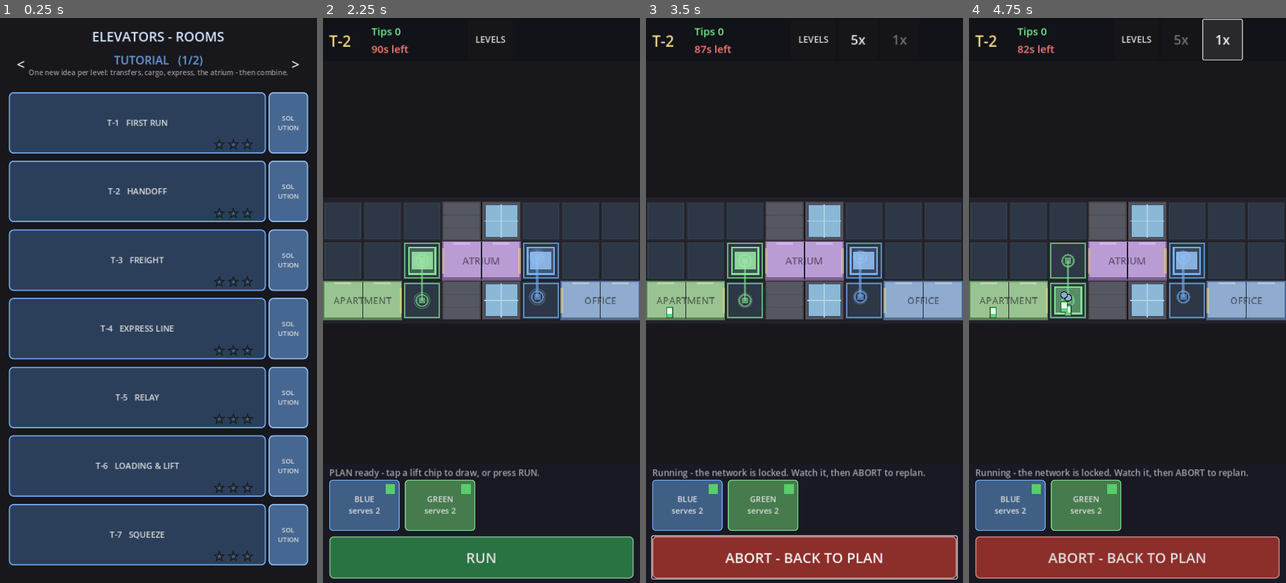
Above: before the commit, frames 1-4 (left to right).
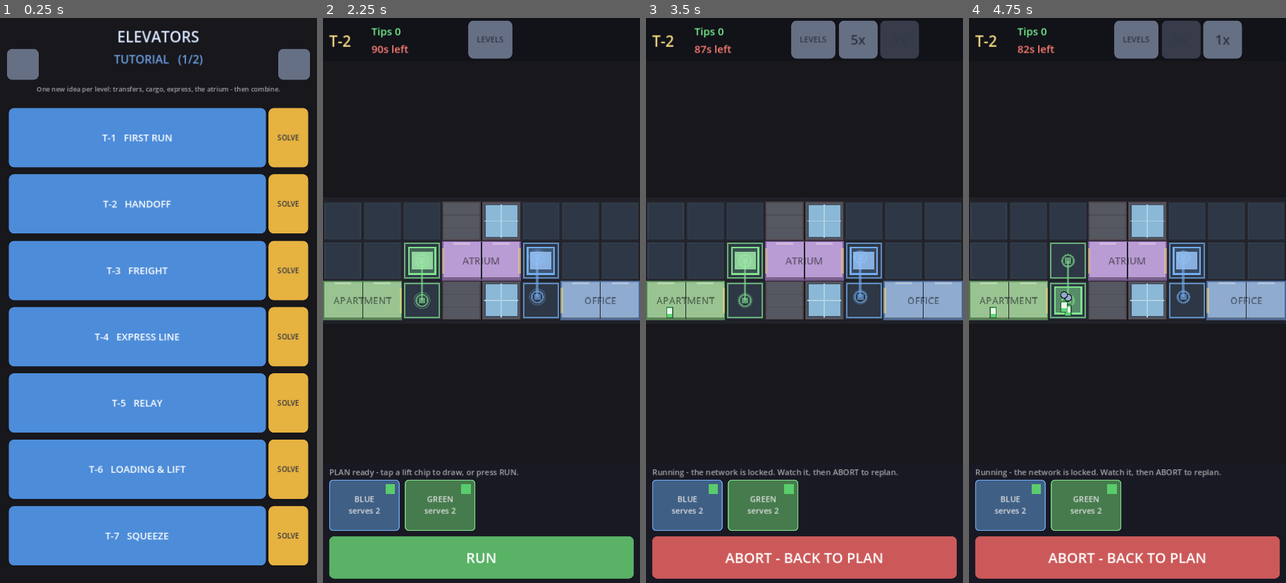
Above: after the commit, the same moments.

Repository: AlexEltonPym/elevator_game
Game: Godot game, scene res://scenes/v5_select.tscn
The game is run twice, just before and just after one commit, with the same random seed, the same clock (stepped at 60 frames per second) and the same inputs.
Inputs (mouse positions are in pixels of both pictures, inside the frame that each line leads up to):
- Up to frame 1 (0.25 s): no input
- Up to frame 2 (2.25 s): click (611, 136) at 0.5 s, where only the run after the commit has a clickable "SOLVE"; click "LEVELS" at 1.25 s; click (611, 204) at 2 s, where only the run after the commit has a clickable "SOLVE"
- Up to frame 3 (3.5 s): click "RUN" at 2.75 s
- Up to frame 4 (4.75 s): click "5x" at 3.5 s; click "1x" at 4.25 s

The runs differ from the first frame. In frame 1, 79% of the frame differs, in the area x 2-98%, y 2-97%; in frame 2, 8.6%; in frame 3, 11%; in frame 4, 10%.

Commit message:
Full Kenney UI pass: select screen + HUD reskinned
- Select: Kenney button tiles (per-world colour), arrow-sprite pager, yellow SOLVE
  buttons, Kenney star medals, Kenney Future font on the title/labels; blurb moved
  below the arrows.
- HUD: LEVELS / speed / CLEAR / RUN-ABORT reskinned as Kenney buttons (RUN state maps
  to Green/Red/Grey), Kenney font on labels + chips. Card chips keep their exact lift
  colours (Kenney's 5-colour palette can't represent them) and the speed 5x/1x + running
  hint stay in the default font for legibility (Kenney Future mangles "5x" and wraps wide).
- Ui5: light buttons (grey/yellow) get dark text so labels stay readable.

Assets in assets/ui/kenney (CC0, gitignored). UI-only: smoke ALL PASS, fingerprint
unchanged (1557907547).

Co-Authored-By: Claude Opus 4.8 <noreply@anthropic.com>

Diff:
--- a/scripts/v5/hud5.gd
+++ b/scripts/v5/hud5.gd
@@ -6,8 +6,27 @@
 ## straight in PLAN. RUN gates on the level's ACTUAL roster.
 
 const StarBar5 := preload("res://scripts/v5/starbar5.gd")
+const Ui5 := preload("res://scripts/v5/ui5.gd")
 
 var game = null # main5.gd
+
+
+## Nearest Kenney button colour for a card's route colour (chips read as their lift colour).
+func _knearest(c: Color) -> String:
+	var h := c.h
+	if c.s < 0.2:
+		return "Grey"
+	if h < 0.05 or h > 0.92:
+		return "Red"
+	if h < 0.12:
+		return "Yellow"
+	if h < 0.20:
+		return "Yellow"
+	if h < 0.45:
+		return "Green"
+	if h < 0.70:
+		return "Blue"
+	return "Blue"  # purples map to blue (no purple in the pack)
 
 var level_label: Label
 var served_label: Label
@@ -52,21 +71,19 @@
 	level_label.text = "R-1"
 	served_label = _make_label(Vector2(110, 12), 24, Color(0.45, 0.95, 0.55))
 	lost_label = _make_label(Vector2(110, 52), 24, Color(1.0, 0.5, 0.45))
-	menu_btn = Button.new()
-	menu_btn.text = "LEVELS"
-	menu_btn.position = Vector2(330, 4)
-	menu_btn.size = Vector2(100, 90)
-	menu_btn.add_theme_font_size_override("font_size", 20)
+	menu_btn = Ui5.make_button("LEVELS", "Grey", 18)
+	menu_btn.position = Vector2(330, 6)
+	menu_btn.size = Vector2(100, 86)
 	menu_btn.pressed.connect(func():
 		if game != null:
 			game.to_level_select())
 	add_child(menu_btn)
 	for i in SPEEDS.size():
-		var btn := Button.new()
-		btn.text = SPEEDS[i][1]
-		btn.position = Vector2(438 + i * 94, 4)
-		btn.size = Vector2(88, 90)
-		btn.add_theme_font_size_override("font_size", 30)
+		var btn := Ui5.make_button(SPEEDS[i][1], "Grey", 30)
+		# Kenney Future mangles "5x"/"1x" (5->S, x->H); keep the crisp default font here.
+		btn.add_theme_font_override("font", ThemeDB.fallback_font)
+		btn.position = Vector2(438 + i * 94, 6)
+		btn.size = Vector2(88, 86)
 		var s: float = SPEEDS[i][0]
 		btn.pressed.connect(func(): _on_speed(s))
 		add_child(btn)
@@ -84,23 +101,18 @@
 	bg.position = Vector2(0, 1010)
 	bg.size = Vector2(720, 270)
 	add_child(bg)
-	hint_label = _make_label(Vector2(14, 1016), 20, Color(1, 1, 1, 0.6))
-	clear_btn = Button.new()
-	clear_btn.text = "CLEAR"
+	hint_label = _make_label(Vector2(14, 1016), 18, Color(1, 1, 1, 0.6))
+	# prose hint reads better (and fits) in the default font, not the wide Kenney one.
+	hint_label.add_theme_font_override("font", ThemeDB.fallback_font)
+	clear_btn = Ui5.make_button("CLEAR", "Red", 24)
 	clear_btn.size = Vector2(150, 116)
 	clear_btn.position = Vector2(546, 1046)
-	clear_btn.add_theme_font_size_override("font_size", 24)
-	var sb := StyleBoxFlat.new()
-	sb.bg_color = Color(0.55, 0.18, 0.16)
-	sb.set_corner_radius_all(8)
-	clear_btn.add_theme_stylebox_override("normal", sb)
 	clear_btn.visible = false
 	clear_btn.pressed.connect(_on_clear)
 	add_child(clear_btn)
-	action_btn = Button.new()
+	action_btn = Ui5.make_button("RUN", "Green", 32)
 	action_btn.position = Vector2(14, 1174)
 	action_btn.size = Vector2(692, 96)
-	action_btn.add_theme_font_size_override("font_size", 32)
 	action_btn.pressed.connect(_on_action)
 	add_child(action_btn)
 
@@ -120,6 +132,9 @@
 		btn.position = Vector2(14 + i * 172, 1046)
 		btn.size = Vector2(cw, 116)
 		btn.add_theme_font_size_override("font_size", 18)
+		var cf = Ui5.font()
+		if cf != null:
+			btn.add_theme_font_override("font", cf)
 		var idx: int = i
 		btn.pressed.connect(func(): game.select_card(idx))
 		add_child(btn)
@@ -159,17 +174,10 @@
 	var ready: bool = running or game.ready_to_run()
 	action_btn.text = "ABORT - BACK TO PLAN" if running else "RUN"
 	action_btn.disabled = not ready
-	var col := Color(0.55, 0.18, 0.16) if running else Color(0.16, 0.45, 0.26)
-	if not ready:
-		col = Color(0.22, 0.22, 0.26)
-	var sb := StyleBoxFlat.new()
-	sb.bg_color = col
-	sb.set_corner_radius_all(10)
-	sb.border_color = col.lightened(0.35)
-	sb.set_border_width_all(3)
-	for s in ["normal", "hover", "pressed", "disabled"]:
-		action_btn.add_theme_stylebox_override(s, sb)
-	action_btn.add_theme_color_override("font_disabled_color", Color(1, 1, 1, 0.35))
+	var kcol := "Red" if running else ("Green" if ready else "Grey")
+	Ui5.skin_button(action_btn, kcol, 32)
+	action_btn.add_theme_stylebox_override("disabled", action_btn.get_theme_stylebox("normal"))
+	action_btn.add_theme_color_override("font_disabled_color", Color(1, 1, 1, 0.4))
 
 
 func refresh_cards() -> void:
@@ -384,5 +392,8 @@
 	l.position = pos
 	l.add_theme_font_size_override("font_size", size)
 	l.add_theme_color_override("font_color", col)
+	var f = Ui5.font()
+	if f != null:
+		l.add_theme_font_override("font", f)
 	add_child(l)
 	return l
--- a/scripts/v5/select5.gd
+++ b/scripts/v5/select5.gd
@@ -17,8 +17,16 @@
 }
 
 const StarBar5 := preload("res://scripts/v5/starbar5.gd")
+const Ui5 := preload("res://scripts/v5/ui5.gd")
+const WORLD_KCOL := {"TUTORIAL": "Blue", "CROSSLINK": "Green"}
 
 var page := 0 # index into Levels5.WORLDS
+
+
+func _kfont(l: Control) -> void:
+	var f = Ui5.font()
+	if f != null:
+		l.add_theme_font_override("font", f)
 
 
 func _ready() -> void:
@@ -58,53 +66,54 @@
 	bg.set_anchors_preset(Control.PRESET_FULL_RECT)
 
 	var title := Label.new()
-	title.text = "ELEVATORS - ROOMS"
-	title.position = Vector2(0, 20)
-	title.size = Vector2(vp.x, 40)
-	title.add_theme_font_size_override("font_size", 30)
+	title.text = "ELEVATORS"
+	title.position = Vector2(0, 18)
+	title.size = Vector2(vp.x, 44)
+	title.add_theme_font_size_override("font_size", 34)
 	title.add_theme_color_override("font_color", Color(0.85, 0.9, 1.0))
 	title.horizontal_alignment = HORIZONTAL_ALIGNMENT_CENTER
+	_kfont(title)
 	add_child(title)
 
-	# World pager: < WORLD (n/3) >
-	var prev := Button.new()
-	prev.text = "<"
-	prev.position = Vector2(16, 72)
-	prev.size = Vector2(64, 64)
-	prev.add_theme_font_size_override("font_size", 32)
+	# World pager: < WORLD (n/2) > with Kenney arrow buttons.
+	var prev := Ui5.make_button("", "Grey", 20)
+	prev.icon = Ui5.arrow_tex("w")
+	prev.position = Vector2(16, 70)
+	prev.size = Vector2(72, 70)
 	prev.pressed.connect(func(): _flip(-1))
 	add_child(prev)
 
-	var next := Button.new()
-	next.text = ">"
-	next.position = Vector2(vp.x - 80, 72)
-	next.size = Vector2(64, 64)
-	next.add_theme_font_size_override("font_size", 32)
+	var next := Ui5.make_button("", "Grey", 20)
+	next.icon = Ui5.arrow_tex("e")
+	next.position = Vector2(vp.x - 88, 70)
+	next.size = Vector2(72, 70)
 	next.pressed.connect(func(): _flip(1))
 	add_child(next)
 
 	var wlabel := Label.new()
 	wlabel.text = "%s   (%d/%d)" % [world, page + 1, Levels5.WORLDS.size()]
-	wlabel.position = Vector2(88, 76)
-	wlabel.size = Vector2(vp.x - 176, 34)
+	wlabel.position = Vector2(96, 74)
+	wlabel.size = Vector2(vp.x - 192, 34)
 	wlabel.add_theme_font_size_override("font_size", 26)
 	wlabel.add_theme_color_override("font_color", accent)
 	wlabel.horizontal_alignment = HORIZONTAL_ALIGNMENT_CENTER
+	_kfont(wlabel)
 	add_child(wlabel)
 
 	var blurb := Label.new()
 	blurb.text = str(WORLD_BLURB.get(world, ""))
-	blurb.position = Vector2(24, 112)
+	blurb.position = Vector2(24, 150)
 	blurb.size = Vector2(vp.x - 48, 40)
-	blurb.add_theme_font_size_override("font_size", 16)
-	blurb.add_theme_color_override("font_color", Color(1, 1, 1, 0.55))
+	blurb.add_theme_font_size_override("font_size", 15)
+	blurb.add_theme_color_override("font_color", Color(1, 1, 1, 0.6))
 	blurb.horizontal_alignment = HORIZONTAL_ALIGNMENT_CENTER
 	blurb.autowrap_mode = TextServer.AUTOWRAP_WORD_SMART
+	_kfont(blurb)
 	add_child(blurb)
 
 	# Level buttons for this world.
 	var items := _levels_in_page()
-	var top := 168.0
+	var top := 204.0
 	var gap := 16.0
 	var n: int = maxi(1, items.size())
 	var h := (vp.y - top - 40.0 - gap * (n - 1)) / float(n)
@@ -115,20 +124,11 @@
 		var idx: int = index
 		var has_sol: bool = (lv.get("solution", []) as Array).size() > 0
 		var sol_w := 96.0 if has_sol else 0.0
-		var b := Button.new()
-		b.text = "%s   %s" % [lv.id, str(lv.name).to_upper()]
+		var kcol: String = WORLD_KCOL.get(world, "Blue")
+		var b := Ui5.make_button("%s   %s" % [lv.id, str(lv.name).to_upper()], kcol, 22)
 		b.position = Vector2(20, top + k * (h + gap))
 		b.size = Vector2(vp.x - 40 - sol_w, h)
 		b.clip_text = true
-		b.add_theme_font_size_override("font_size", 19)
-		var sb := StyleBoxFlat.new()
-		sb.bg_color = accent.darkened(0.6)
-		sb.border_color = accent
-		sb.set_border_width_all(3)
-		sb.set_corner_radius_all(10)
-		sb.content_margin_left = 16
-		sb.content_margin_right = 16
-		b.add_theme_stylebox_override("normal", sb)
 		b.pressed.connect(func():
 			Levels5.autosolve = false
 			Levels5.current = idx
@@ -143,17 +143,9 @@
 			add_child(sbar)
 		# "Solution" launch: opens the level with the expert plan already drawn, to compare.
 		if has_sol:
-			var sbtn := Button.new()
-			sbtn.text = "SOL\nUTION"
+			var sbtn := Ui5.make_button("SOLVE", "Yellow", 16)
 			sbtn.position = Vector2(vp.x - 20 - sol_w + 6, top + k * (h + gap))
 			sbtn.size = Vector2(sol_w - 6, h)
-			sbtn.add_theme_font_size_override("font_size", 15)
-			var ss := StyleBoxFlat.new()
-			ss.bg_color = accent.darkened(0.35)
-			ss.border_color = accent.lightened(0.2)
-			ss.set_border_width_all(3)
-			ss.set_corner_radius_all(10)
-			sbtn.add_theme_stylebox_override("normal", ss)
 			sbtn.pressed.connect(func():
 				Levels5.autosolve = true
 				Levels5.current = idx
--- a/scripts/v5/starbar5.gd
+++ b/scripts/v5/starbar5.gd
@@ -1,48 +1,45 @@
 extends Control
-## A compact row of result stars for the level-select tiles, drawn as polygons (no art
-## dependency). `earned` fills that many of 3 gold stars. Topping the range (earned == 4,
-## the old secret tier) is now shown as a small gold "PERFECT" crown mark above the row,
-## not a 4th star — matching the end-of-shift PERFECT! stamp.
+## Compact result-star medals for the level-select tiles, using the Kenney star sprites.
+## `earned` fills that many of 3 stars; topping the range (earned == 4) shows a small gold
+## crown star above the row (matching the end-of-shift PERFECT! stamp), not a 4th star.
+
+const Ui5 := preload("res://scripts/v5/ui5.gd")
+const ASPECT := 60.0 / 64.0
 
 var slots := 3
 var earned := 0       # 0..3 stars; 4 == PERFECT (crown mark)
 var star_px := 44.0
-var gap := 12.0
-
-const COL_ON := Color(1.0, 0.82, 0.25)
-const COL_OFF := Color(1.0, 1.0, 1.0, 0.15)
-const COL_CROWN := Color(1.0, 0.85, 0.3)
-const COL_EDGE := Color(0.0, 0.0, 0.0, 0.55)
+var gap := 8.0
+var _empty: Texture2D
+var _full: Texture2D
 
 
 func setup(earned_v: int, px := 44.0, slots_v := 3) -> void:
 	earned = clampi(earned_v, 0, slots_v + 1)
 	slots = slots_v
 	star_px = px
-	var top: float = star_px * 0.34 if earned > slots else 0.0
-	custom_minimum_size = Vector2((star_px + gap) * slots - gap, star_px + top)
+	_empty = Ui5.star_tex(false)
+	_full = Ui5.star_tex(true)
+	var top: float = star_px * 0.4 if earned > slots else 0.0
+	custom_minimum_size = Vector2((star_px + gap) * slots - gap, star_px * ASPECT + top)
 	queue_redraw()
+
+
+func _blit(c: Vector2, px: float, t: Texture2D) -> void:
+	if t == null:
+		return
+	var w := px
+	var h := px * ASPECT
+	draw_texture_rect(t, Rect2(c - Vector2(w, h) * 0.5, Vector2(w, h)), false)
 
 
 func _draw() -> void:
 	var perfect: bool = earned > slots
-	var top: float = star_px * 0.34 if perfect else 0.0
+	var top: float = star_px * 0.4 if perfect else 0.0
 	var filled: int = mini(earned, slots)
 	for i in slots:
-		_star(Vector2(i * (star_px + gap) + star_px * 0.5, top + star_px * 0.5),
-				star_px * 0.5, COL_ON if i < filled else COL_OFF)
+		var c := Vector2(i * (star_px + gap) + star_px * 0.5, top + star_px * ASPECT * 0.5)
+		_blit(c, star_px, _full if i < filled else _empty)
 	if perfect:
-		# a small crown star centred above the row = topped the range (PERFECT).
 		var cx: float = ((star_px + gap) * slots - gap) * 0.5
-		_star(Vector2(cx, star_px * 0.28), star_px * 0.28, COL_CROWN)
-
-
-func _star(c: Vector2, r: float, fill: Color) -> void:
-	var pts := PackedVector2Array()
-	for k in 10:
-		var ang := -PI / 2.0 + float(k) * PI / 5.0
-		var rr: float = r if k % 2 == 0 else r * 0.44
-		pts.append(c + Vector2(cos(ang), sin(ang)) * rr)
-	draw_colored_polygon(pts, fill)
-	pts.append(pts[0])
-	draw_polyline(pts, COL_EDGE, 2.0, true)
+		_blit(Vector2(cx, star_px * 0.28), star_px * 0.6, _full)
--- a/scripts/v5/ui5.gd
+++ b/scripts/v5/ui5.gd
@@ -78,8 +78,11 @@
 	b.add_theme_stylebox_override("pressed", _box(color, "flat", 20, 20, 22, 22))
 	b.add_theme_stylebox_override("focus", StyleBoxEmpty.new())
 	b.add_theme_font_size_override("font_size", font_size)
-	b.add_theme_color_override("font_color", Color(1, 1, 1))
-	b.add_theme_color_override("font_hover_color", Color(1, 1, 1))
+	# Light Kenney buttons (grey/yellow) need DARK text; saturated ones take white.
+	var fg := Color(0.18, 0.20, 0.26) if color in ["Grey", "Yellow"] else Color(1, 1, 1)
+	b.add_theme_color_override("font_color", fg)
+	b.add_theme_color_override("font_hover_color", fg)
+	b.add_theme_color_override("font_pressed_color", fg)
 	var f = font()
 	if f != null:
 		b.add_theme_font_override("font", f)
